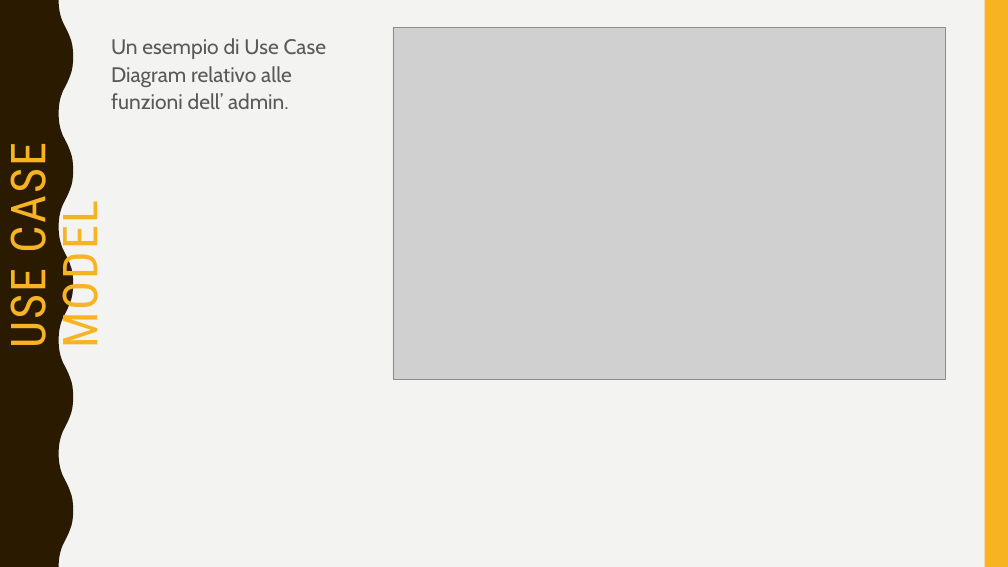
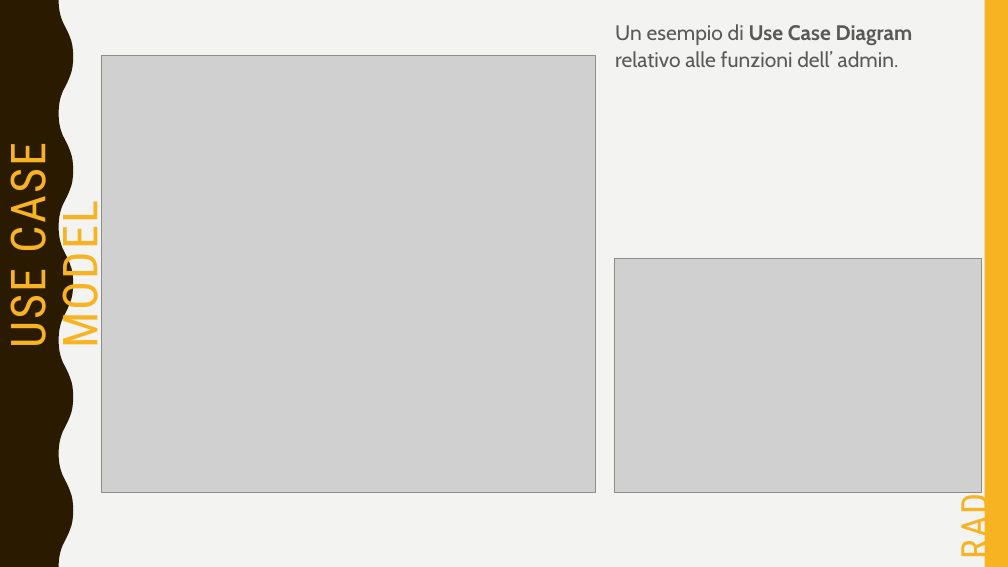
Before and after one commit to sfarina12/NC_05, a slide deck: slide 6 of Presentazione_Prima consegna/presentazione PrimaConsegna.pptx (slide 17 before the commit). Drawn at 1008x567 pixels with LibreOffice and Linux fonts; fonts in the diff are those of the drawing; grey boxes stand for pictures. Boxes give left, top, right and bottom in pixels: in the first picture for what was removed or moved away, otherwise in the second. Text is boxed around its words. In the diff, an @@ line names an element or a change of style, - is before the commit and + after.

```diff
--- a/Presentazione_Prima consegna/presentazione PrimaConsegna.pptx
+++ b/Presentazione_Prima consegna/presentazione PrimaConsegna.pptx
@@ text "Un esempio di Use Case ...": place and size @@
-text "Un esempio di Use Case ..." at (111, 38, 327, 109)
+text "Un esempio di Use Case ..." at (615, 24, 913, 67)
@@ text "Un esempio di Use Case ..." at (615, 24, 913, 67): bold on in "Use Case Diagram" @@
@@ picture added at (101, 55, 595, 492) @@
@@ picture: place and size @@
-picture at (393, 27, 945, 380)
+picture at (615, 259, 982, 492)
@@ text added at (949, 500, 998, 558), 35.1 pt, text #F8B323 @@
+RAD
```
Also in this commit, not shown: 14 other slides changed.
